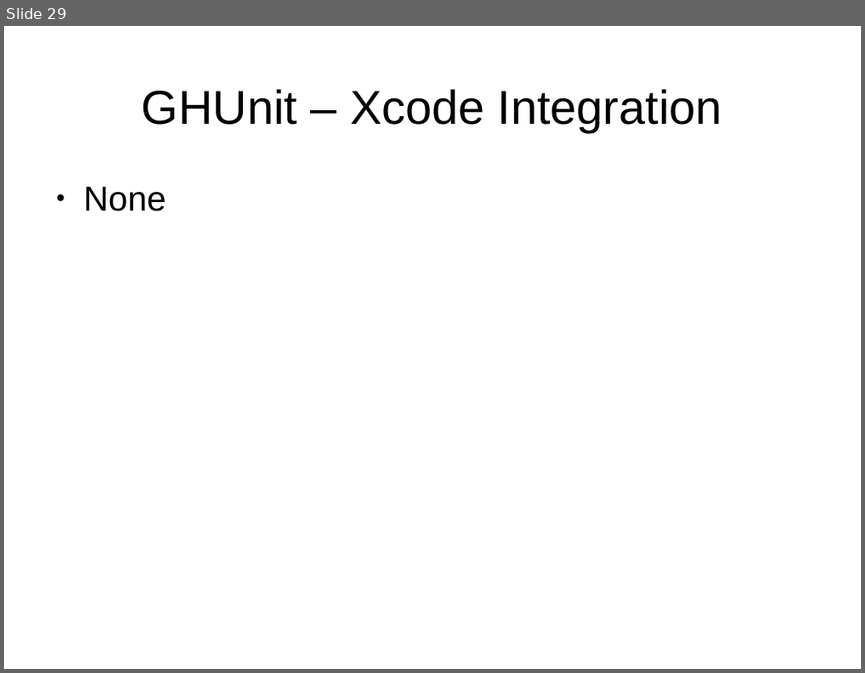
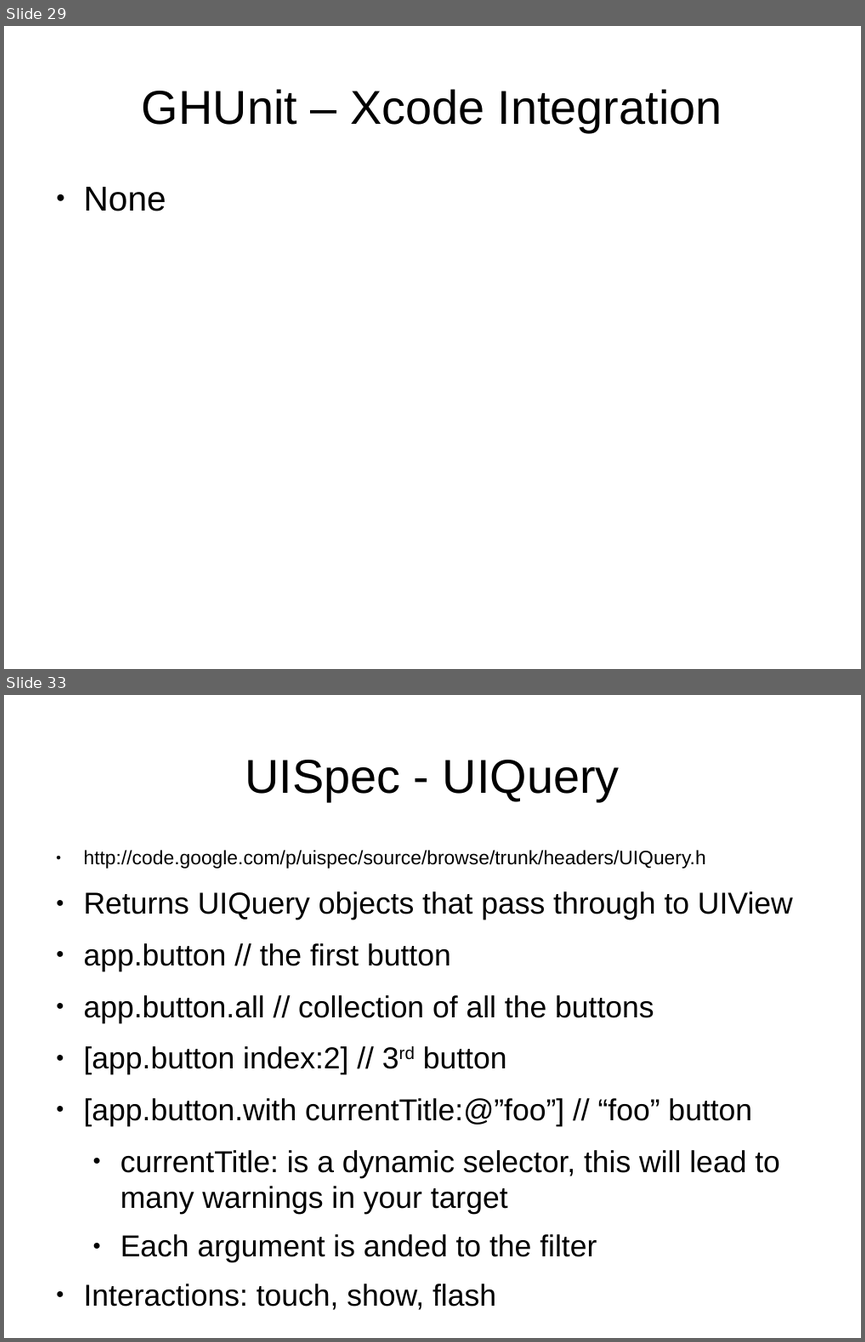
Before and after one commit to StlMobileDev/iPhone-Testing, a slide deck: Testing-Testing-iOS.odp. Shown one above the other, each under a label of ours: slide 29 before the commit, slides 29 and 33 after it; the slides between them are not shown. The pictures are 865x673 and 865x1342 pixels, drawn with LibreOffice and Linux fonts; fonts in the diff are those of the drawing. Boxes give left, top, right and bottom in pixels: in the first picture for what was removed or moved away, otherwise in the second. Text is boxed around its words. In the diff, an @@ line names an element or a change of style, - is before the commit and + after.

Commit message:
Updated with UISpec

```diff
--- a/Testing-Testing-iOS.odp
+++ b/Testing-Testing-iOS.odp
@@ slide 33 added at <box>4,695,861,1338</box>, background #FFFFFF @@
@@ title added at <box>245,760,619,801</box>, 44 pt, text #000000 @@
+UISpec - UIQuery
@@ text added at <box>84,850,793,1263</box>, 28 pt, text #000000 @@
+● http://code.google.com/p/uispec/source/browse/trunk/headers/UIQuery.h
+● Returns UIQuery objects that pass through to UIView
+● app.button // the first button
+● app.button.all // collection of all the buttons
+● [app.button index:2] // 3rd button
+● [app.button.with currentTitle:@”foo”] // “foo” button
+  ● currentTitle: is a dynamic selector, this will lead to many warnings in your target
+  ● Each argument is anded to the filter
+● Interactions: touch, show, flash
```
Also in this commit, not shown: 5 slides changed, 8 other slides added, 1 other file.
